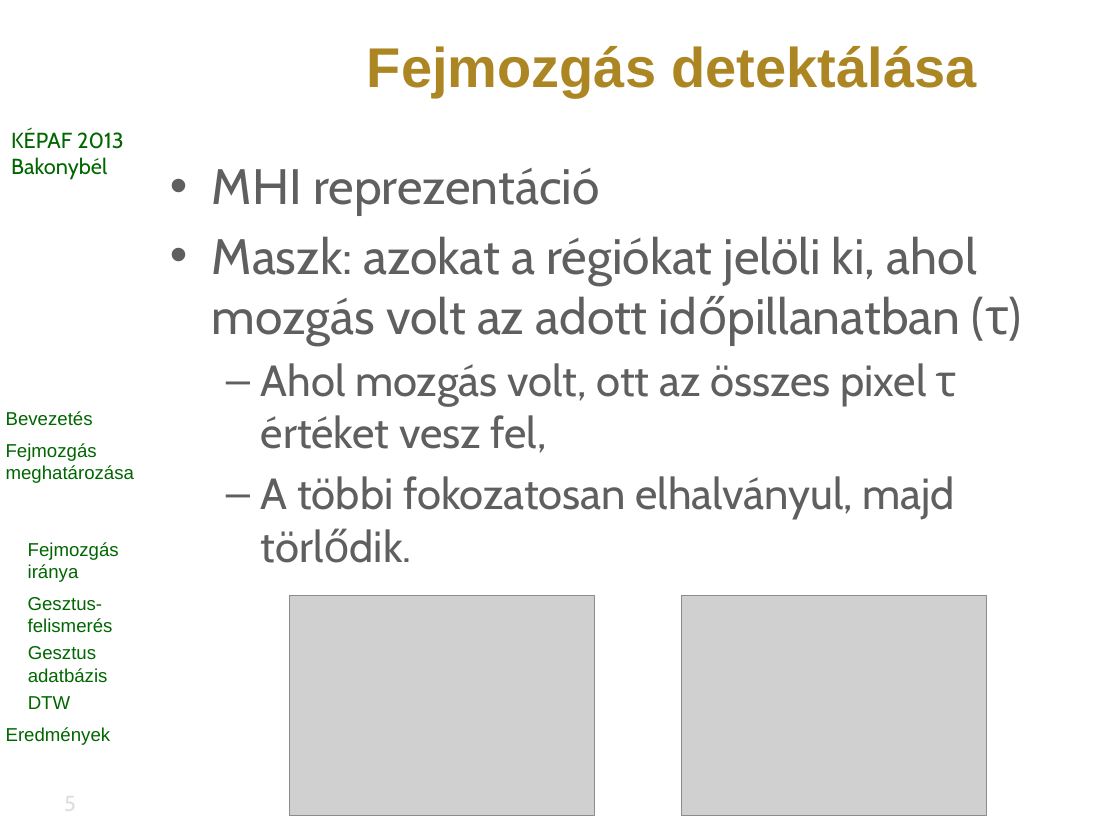
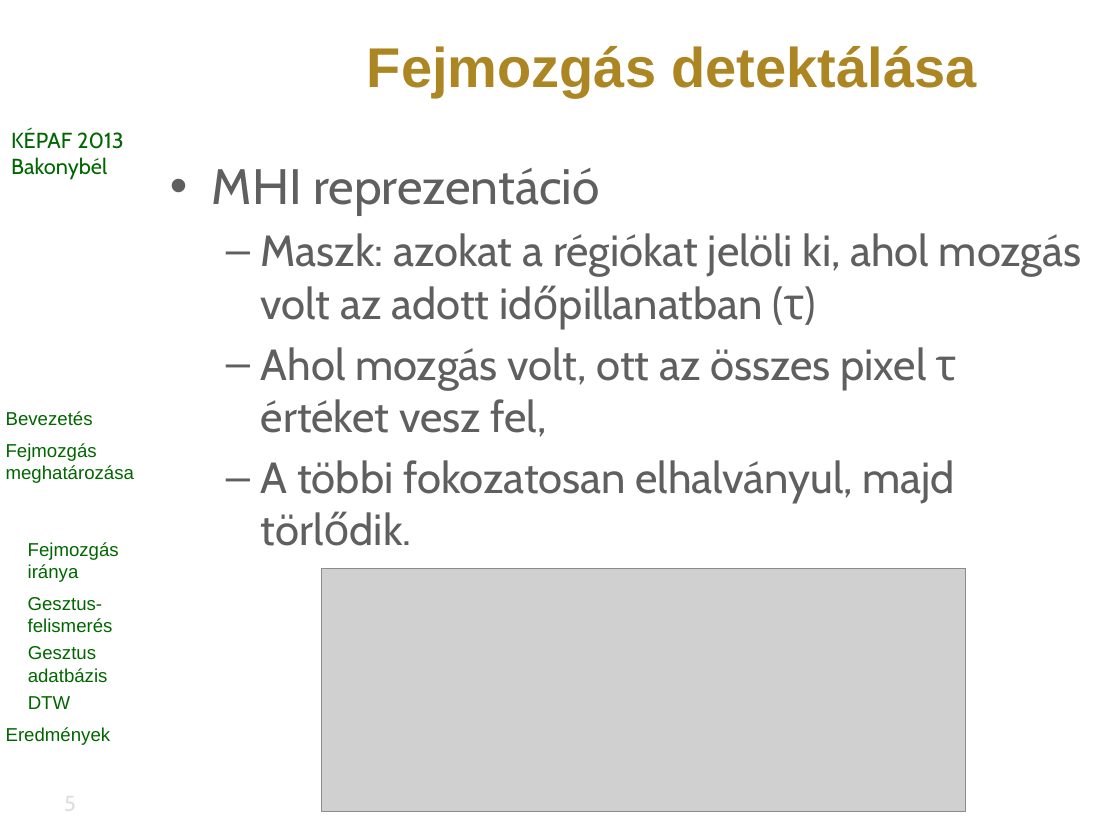
Before and after one commit to vohoaiviet/face-gesture-api, a slide deck: slide 5 of HeadMovement/research/kepaf/ppt/bertok.kornel.kepaf.2013.pptx. Drawn at 1120x840 pixels with LibreOffice and Linux fonts; fonts in the diff are those of the drawing; grey boxes stand for pictures; background and template pictures are left out. Boxes give left, top, right and bottom in pixels: in the first picture for what was removed or moved away, otherwise in the second. Text is boxed around its words. In the diff, an @@ line names an element or a change of style, - is before the commit and + after.

```diff
--- a/HeadMovement/research/kepaf/ppt/bertok.kornel.kepaf.2013.pptx
+++ b/HeadMovement/research/kepaf/ppt/bertok.kornel.kepaf.2013.pptx
@@ text at <box>261,233,1082,320</box>: size 32 to 28 pt in "Maszk: azokat a régiókat jelöli ki, ahol ..."; bullet • to –; list level 1 to 2 in "Maszk: azokat a régiókat jelöli ..." @@
@@ picture added at <box>321,569,964,812</box> @@
@@ picture removed at <box>289,595,594,815</box> @@
@@ picture removed at <box>681,595,986,815</box> @@
```
Also in this commit, not shown: 8 slides added, 1 slide removed, 4 other files.
